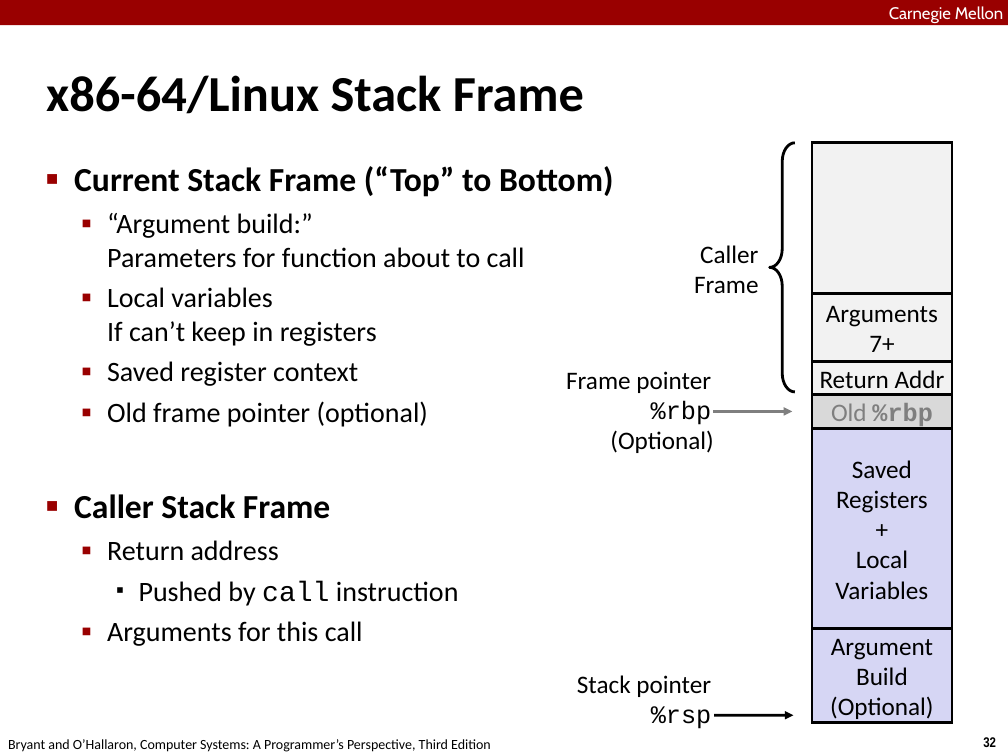
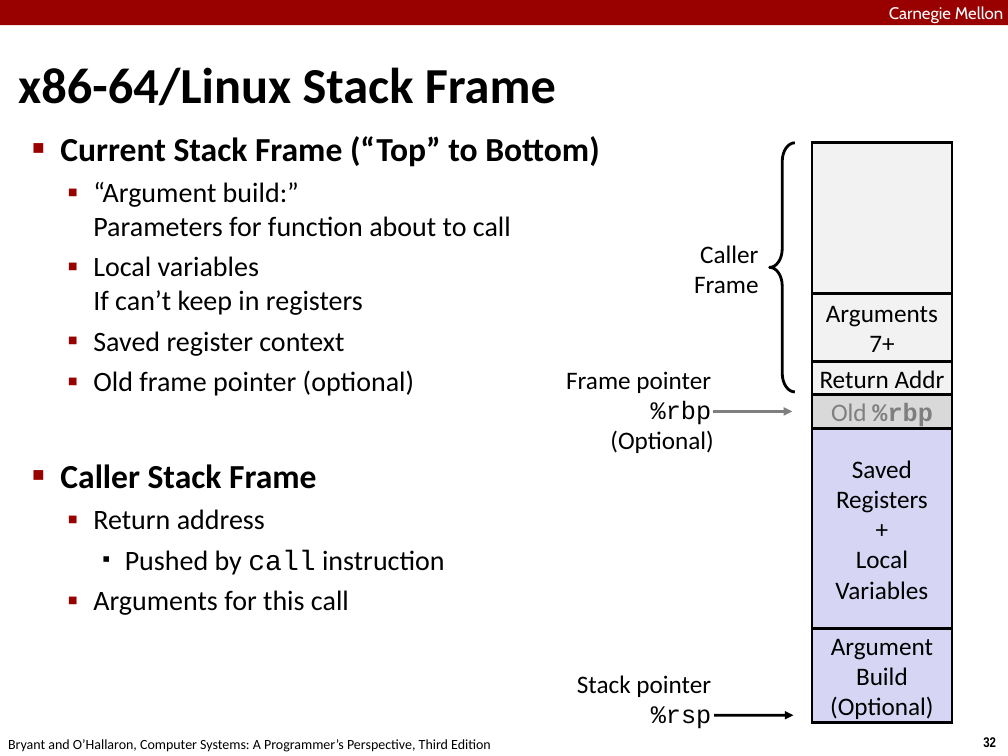
Before and after one commit to tyr66/Learn, a slide deck: slide 32 of ComputerSystem/07-machine-procedures.pptx. Drawn at 1008x756 pixels with LibreOffice and Linux fonts; fonts in the diff are those of the drawing. Boxes give left, top, right and bottom in pixels: in the first picture for what was removed or moved away, otherwise in the second. Text is boxed around its words. In the diff, an @@ line names an element or a change of style, - is before the commit and + after.

```diff
--- a/ComputerSystem/07-machine-procedures.pptx
+++ b/ComputerSystem/07-machine-procedures.pptx
@@ title "x86-64/Linux Stack Frame": place and size @@
-title "x86-64/Linux Stack Frame" at <box>46,75,584,114</box>
+title "x86-64/Linux Stack Frame" at <box>18,67,556,106</box>
@@ text "Current Stack Frame (“Top” to ...": place and size @@
-text "Current Stack Frame (“Top” to ..." at <box>74,166,613,646</box>
+text "Current Stack Frame (“Top” to ..." at <box>60,136,599,615</box>
```
Also in this commit, not shown: 11 other files.
